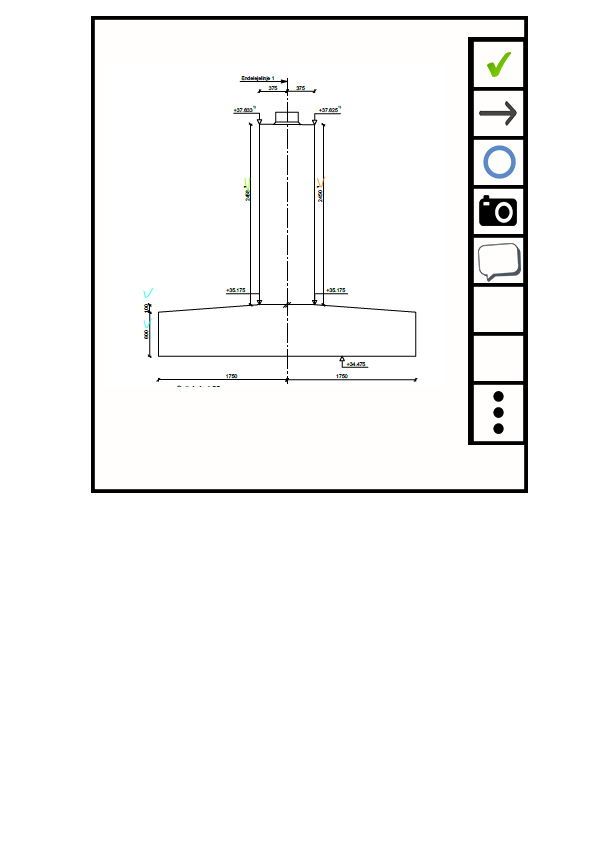
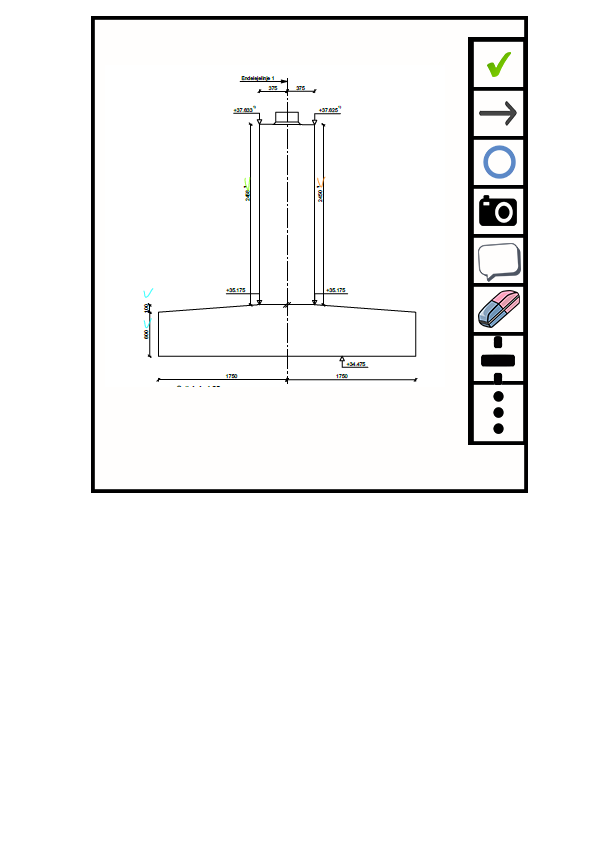
Layers edited between the first and the second w=595, h=842 image:
added layer "divide-2-512" above "eraser-23659_960_720" over [481, 336, 515, 385]
added layer "eraser-23659_960_720" above "Rectangle 3 copy 7" over [478, 290, 520, 328]
